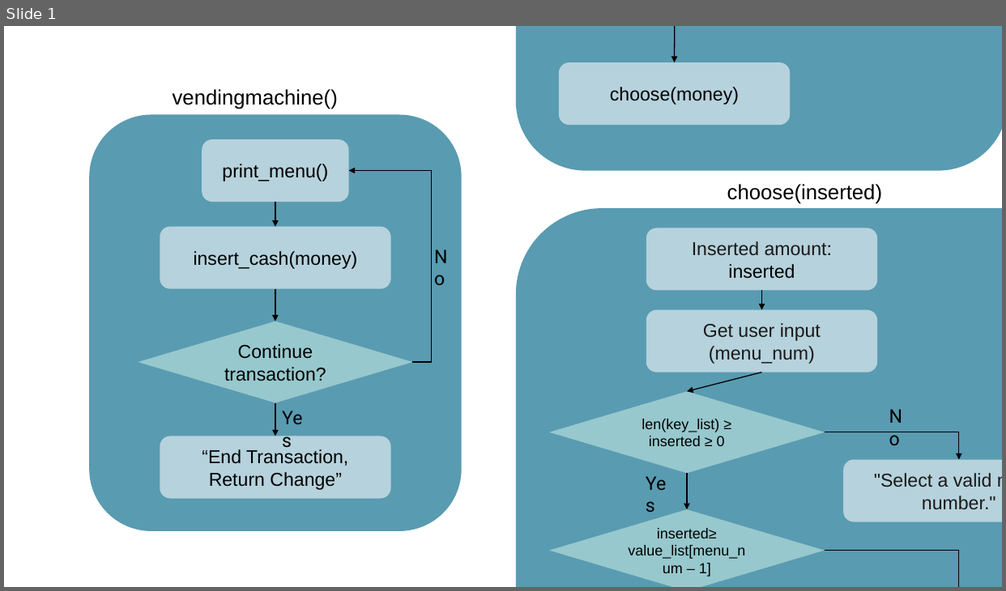
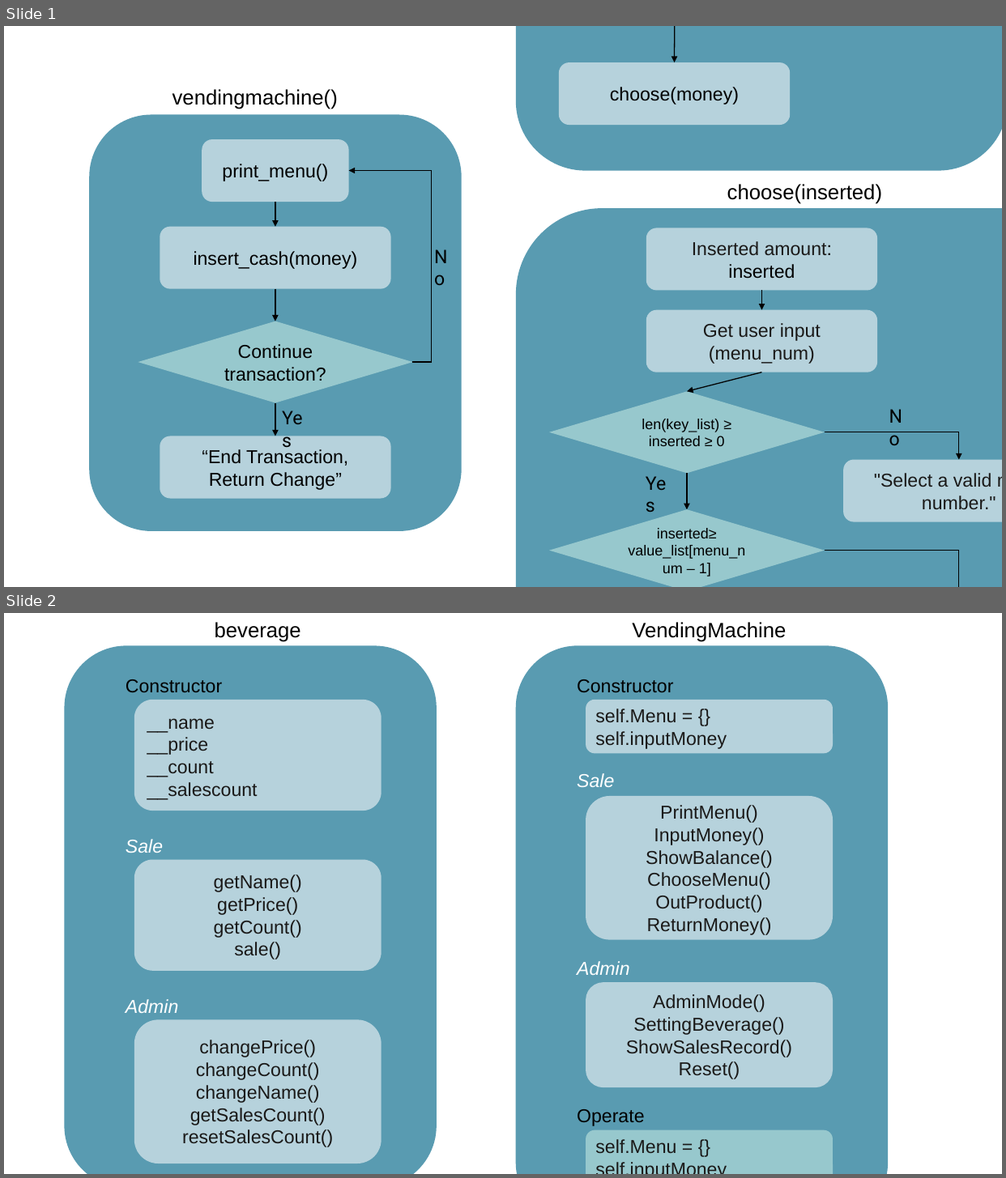
Before and after one commit to leehanseock/python24_2, a slide deck: assignment/flowchart.pptx. Shown one above the other, each under a label of ours: slide 1 before the commit, slides 1 and 2 after it. The pictures are 1006x591 and 1006x1178 pixels, drawn with LibreOffice and Linux fonts; fonts in the diff are those of the drawing. Boxes give left, top, right and bottom in pixels: in the first picture for what was removed or moved away, otherwise in the second. Text is boxed around its words. In the diff, an @@ line names an element or a change of style, - is before the commit and + after.

```diff
--- a/assignment/flowchart.pptx
+++ b/assignment/flowchart.pptx
@@ slide 2 added at [4,613,1002,1174], background #FFFFFF @@
@@ group added at [65,622,437,1174]: 4 rounded rectangles, 4 texts @@
+beverage
+Constructor
+__name
+__price
+__count
+__salescount
+getName()
+getPrice()
+getCount()
+sale()
+Sale
+changePrice()
+changeCount()
+changeName()
+getSalesCount()
+resetSalesCount()
+Admin
@@ group added at [516,622,889,1174]: 5 rounded rectangles, 5 texts @@
+VendingMachine
+Constructor
+self.Menu = {}
+self.inputMoney
+PrintMenu()
+InputMoney()
+ShowBalance()
+ChooseMenu()
+OutProduct()
+ReturnMoney()
+Sale
+AdminMode()
+SettingBeverage()
+ShowSalesRecord()
+Reset()
+Admin
+Operate
+self.Menu = {}
+self.inputMoney
```
Also in this commit, not shown: 1 other slide added, 9 other files.
